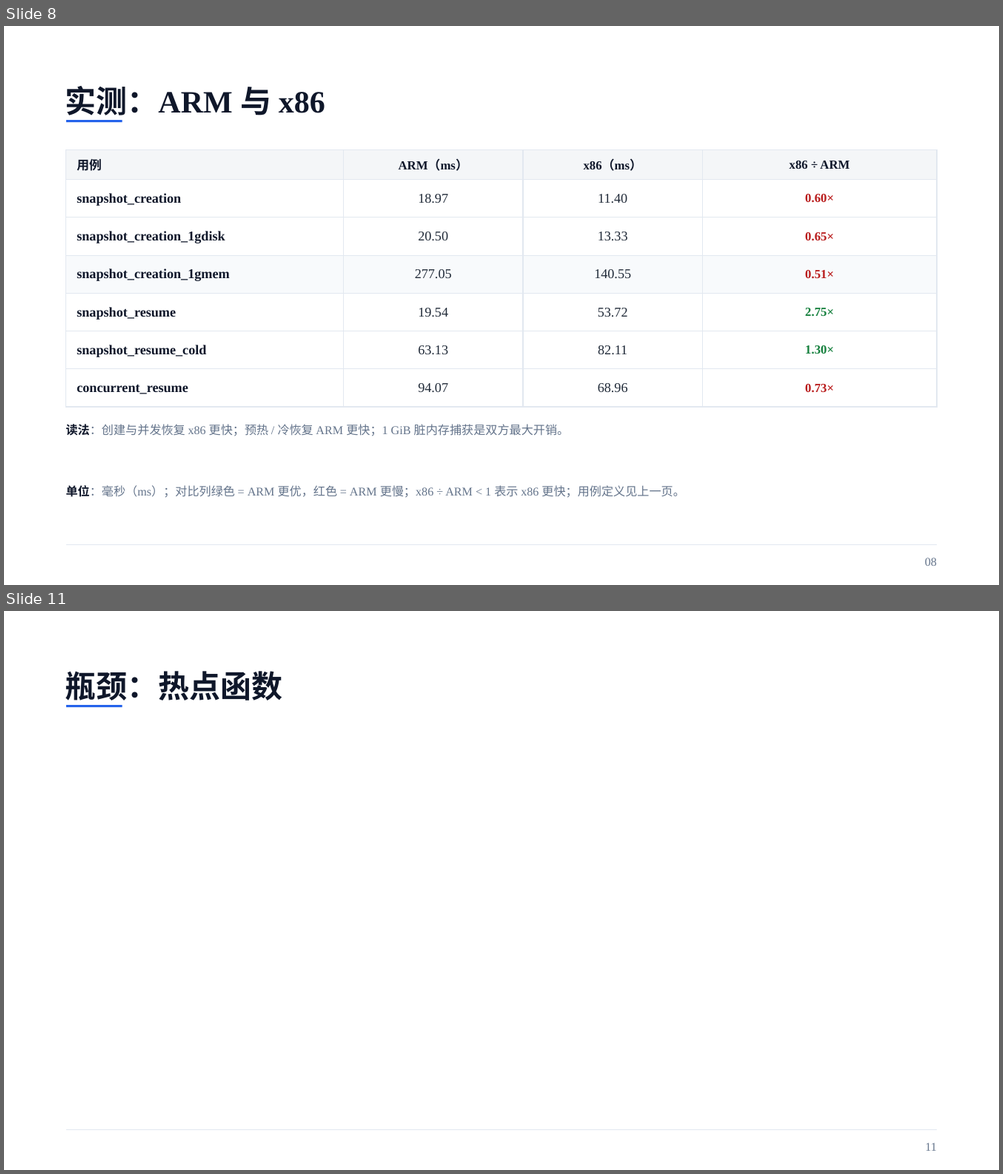
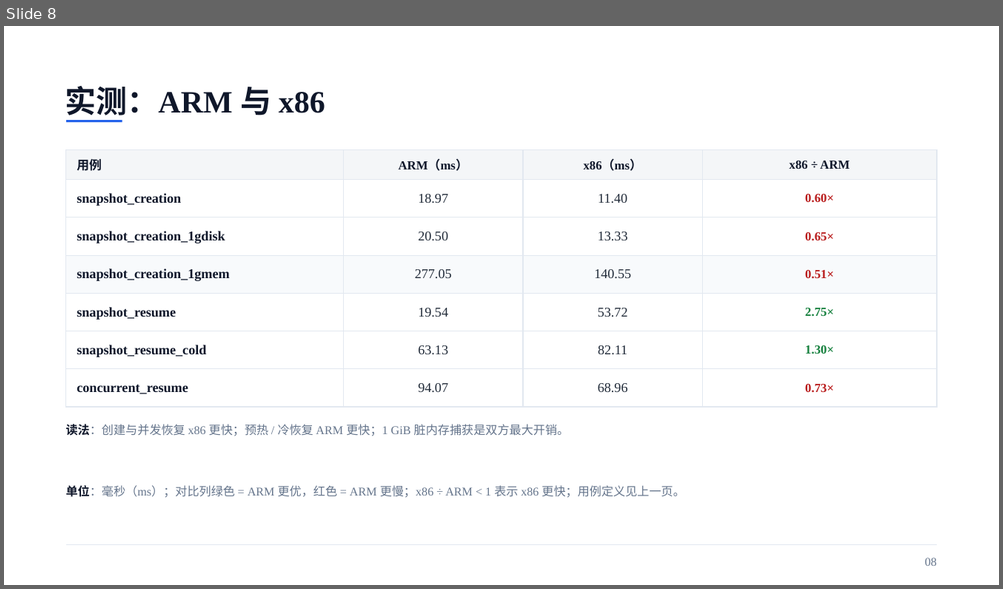
Before and after one commit to liushiqin-647/aenv, a slide deck: agentenv_20261102_polished.pptx. Shown one above the other, each under a label of ours: slides 8 and 11 before the commit, slide 8 after it; the slides between them are not shown. The pictures are 1003x1174 and 1003x589 pixels, drawn with LibreOffice and Linux fonts; fonts in the diff are those of the drawing. Boxes give left, top, right and bottom in pixels: in the first picture for what was removed or moved away, otherwise in the second. Text is boxed around its words. In the diff, an @@ line names an element or a change of style, - is before the commit and + after.

```diff
--- a/agentenv_20261102_polished.pptx
+++ b/agentenv_20261102_polished.pptx
@@ slide 11 removed at (4, 611, 999, 1170), background #FFFFFF @@
@@ text removed at (65, 671, 282, 706) @@
-瓶颈：热点函数
@@ rectangle removed at (66, 705, 122, 707) @@
@@ freeform shape removed at (66, 1130, 936, 1131) @@
@@ text removed at (925, 1143, 936, 1151) @@
-11
```
Also in this commit, not shown: 6 slides changed, 7 other files.
